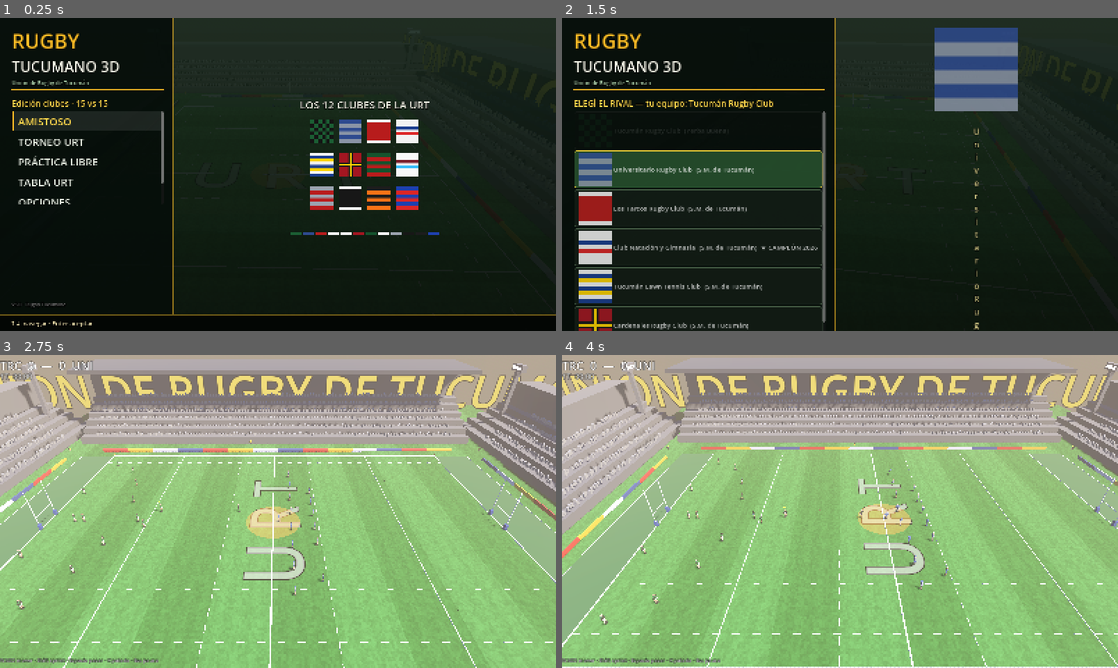
Above: before the commit, frames 1-4 (two rows, left to right).
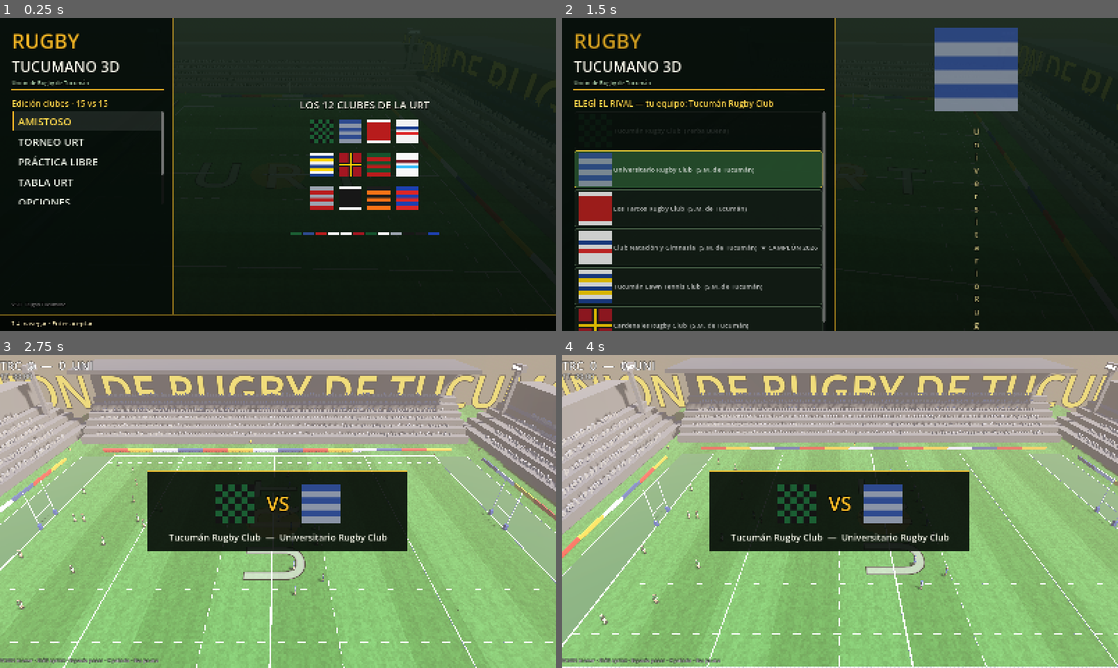
Above: after the commit, the same moments.

Repository: ezealiprandi/rugby-3d
Game: Godot game, scene res://scenes/main.tscn
The game is run twice, just before and just after one commit, with the same random seed, the same clock (stepped at 60 frames per second) and the same inputs.
Inputs (mouse positions are in pixels of both pictures, inside the frame that each line leads up to):
- Up to frame 1 (0.25 s): no input
- Up to frame 2 (1.5 s): click "AMISTOSO" at 0.5 s; click "Tucumán Rugby Club (Yerba Bue…" at 1.25 s
- Up to frame 3 (2.75 s): click "Universitario Rugby Club (S.M…" at 2 s
- Up to frame 4 (4 s): tap Enter (confirm) at 2.75 s; move the mouse to (962, 495) at 2.77 s; hold D (move_right) 2.78-3.53 s; tap X (step) at 2.85, 3.8 s; move the mouse to (728, 527) at 3.52 s; hold S (move_down) from 3.53 s (still down); tap V (bomb) at 3.6 s

The runs differ from the first frame. In frame 1, less than 0.1% of the frame differs, in the area x 29-30%, y 49-53%; in frame 2, 0.2%; in frame 3, 12%, in the area x 26-74%, y 36-63%; in frame 4, 12%.

Commit message:
Menú M4: descripciones de nav, logo con pulso y tarjeta VS
- Descripción contextual bajo el nav (qué hace cada modo),
  se actualiza al enfocar con teclado o mouse
- Pulso sutil del logo RUGBY
- Tarjeta VS estilo FIFA antes de cada partido: camisetas
  grandes enfrentadas con los nombres de los clubes,
  fade in/out

Generated with [Devin](https://devin.ai)

Co-Authored-By: Devin <158243242+devin-ai-integration[bot]@users.noreply.github.com>

Diff:
--- a/scripts/main.gd
+++ b/scripts/main.gd
@@ -319,6 +319,7 @@
 	mode = m
 	home_idx = home
 	ui.visible = true
+	ui.show_vs(home_idx, away_idx)
 	score = [0, 0]
 	half = 1
 	clock = 0.0
--- a/scripts/menu.gd
+++ b/scripts/menu.gd
@@ -36,6 +36,8 @@
 var preview_tex: TextureRect
 var preview_lbl: Label
 var right_vb: VBoxContainer
+var nav_desc: Label
+var pulse_t := 0.0
 var sfx_tick: AudioStreamPlayer
 var sfx_confirm: AudioStreamPlayer
 
@@ -82,6 +84,12 @@
 	"Esc volver": "Esc back",
 	"Fácil": "Easy", "Normal": "Normal", "Difícil": "Hard",
 	"min": "min",
+	"Partido rápido entre dos clubes de la URT": "Quick match between two URT clubs",
+	"Campeonato de 11 fechas con tabla real y campeón": "11-round championship with real table and champion",
+	"Entrenamiento libre, sin reloj ni presión": "Free training, no clock, no pressure",
+	"Posiciones del torneo en curso": "Standings of the ongoing tournament",
+	"Juego, gráficos, audio, controles y más": "Game, graphics, audio, controls and more",
+	"Todas las teclas y reglas extra": "Every key and extra rule",
 }
 
 
@@ -309,11 +317,21 @@
 		["OPCIONES", _on_options_pressed],
 		["CONTROLES", _on_controls_pressed],
 	]
-	for it in nav_items:
-		var nb := _nav_button(T(it[0]))
-		nb.pressed.connect(it[1])
+	for i in nav_items.size():
+		var nb := _nav_button(T(nav_items[i][0]))
+		nb.pressed.connect(nav_items[i][1])
+		var ii := i
+		nb.focus_entered.connect(func(): _set_nav_desc(ii))
 		nav_box.add_child(nb)
 		nav_btns.append(nb)
+
+	nav_desc = _lbl(16)
+	nav_desc.add_theme_color_override("font_color", Color(0.75, 0.8, 0.72))
+	nav_desc.autowrap_mode = TextServer.AUTOWRAP_WORD_SMART
+	nav_desc.custom_minimum_size = Vector2(400, 44)
+	content_box.add_child(nav_desc)
+
+	nav_box.get_parent().move_child(nav_desc, nav_box.get_index() + 1)
 
 	# grilla de clubes (HOME/AWAY)
 	grid = GridContainer.new()
@@ -542,9 +560,25 @@
 	visible = false
 
 
+func _set_nav_desc(i: int) -> void:
+	nav_idx = i
+	if nav_desc == null:
+		return
+	var keys := [
+		"Partido rápido entre dos clubes de la URT",
+		"Campeonato de 11 fechas con tabla real y campeón",
+		"Entrenamiento libre, sin reloj ni presión",
+		"Posiciones del torneo en curso",
+		"Juego, gráficos, audio, controles y más",
+		"Todas las teclas y reglas extra",
+	]
+	nav_desc.text = T(keys[i])
+
+
 func _update_view() -> void:
 	var is_title := step == Step.TITLE
 	nav_box.visible = is_title
+	nav_desc.visible = is_title
 	grid.visible = step == Step.HOME or step == Step.AWAY
 	opt_box.visible = step == Step.OPTIONS
 	controls_lbl.visible = step == Step.CONTROLS
@@ -567,6 +601,7 @@
 					"AMISTOSO", "TORNEO URT", "PRÁCTICA LIBRE",
 					"TABLA URT", "OPCIONES", "CONTROLES"][i])
 			nav_btns[nav_idx].grab_focus()
+			_set_nav_desc(nav_idx)
 		Step.HOME:
 			prompt_lbl.text = T("ELEGÍ TU EQUIPO") + \
 				(T(" — TORNEO URT") if mode == "tournament" else "")
@@ -630,7 +665,11 @@
 		b.modulate = Color(1, 1, 1, 0.35) if i == exclude else Color(1, 1, 1)
 
 
-func _process(_delta: float) -> void:
+func _process(delta: float) -> void:
+	pulse_t += delta
+	# pulso sutil del logo dorado
+	var glow := 0.88 + 0.12 * sin(pulse_t * 2.4)
+	title_lbl.modulate = Color(1.0, 1.0, 1.0, glow)
 	if step == Step.HIDDEN:
 		return
 	if Input.is_action_just_pressed("pause"):
--- a/scripts/ui.gd
+++ b/scripts/ui.gd
@@ -8,6 +8,10 @@
 var info_lbl: Label
 var pause_lbl: Label
 var pause_menu: Control
+var vs_panel: CenterContainer
+var vs_a: TextureRect
+var vs_b: TextureRect
+var vs_names: Label
 var pause_btns: Array[Button] = []
 var game: RugbyGame
 var msg_t := 0.0
@@ -75,6 +79,7 @@
 	_build_conversion_ui()
 	_build_stats_panel()
 	_build_pause_menu()
+	_build_vs_panel()
 
 
 func _build_stats_panel() -> void:
@@ -315,6 +320,70 @@
 	set_paused(false)
 
 
+# ─── tarjeta VS pre-partido (estilo FIFA) ─────────────────────────────────
+func _build_vs_panel() -> void:
+	vs_panel = CenterContainer.new()
+	vs_panel.set_anchors_preset(Control.PRESET_FULL_RECT)
+	vs_panel.visible = false
+	add_child(vs_panel)
+	var bg := PanelContainer.new()
+	var sb := StyleBoxFlat.new()
+	sb.bg_color = Color(0.01, 0.03, 0.02, 0.88)
+	sb.border_color = Color(1.0, 0.75, 0.15, 0.8)
+	sb.border_width_top = 3
+	sb.border_width_bottom = 3
+	sb.content_margin_left = 60
+	sb.content_margin_right = 60
+	sb.content_margin_top = 24
+	sb.content_margin_bottom = 24
+	bg.add_theme_stylebox_override("panel", sb)
+	vs_panel.add_child(bg)
+	var vb := VBoxContainer.new()
+	vb.alignment = BoxContainer.ALIGNMENT_CENTER
+	vb.add_theme_constant_override("separation", 8)
+	bg.add_child(vb)
+	var hb := HBoxContainer.new()
+	hb.alignment = BoxContainer.ALIGNMENT_CENTER
+	hb.add_theme_constant_override("separation", 36)
+	vb.add_child(hb)
+	vs_a = TextureRect.new()
+	vs_a.custom_minimum_size = Vector2(110, 140)
+	vs_a.expand_mode = TextureRect.EXPAND_IGNORE_SIZE
+	vs_a.stretch_mode = TextureRect.STRETCH_KEEP_ASPECT_CENTERED
+	hb.add_child(vs_a)
+	var vl := Label.new()
+	vl.text = "VS"
+	vl.add_theme_font_size_override("font_size", 56)
+	vl.add_theme_color_override("font_color", Color(1.0, 0.75, 0.15))
+	vl.add_theme_color_override("font_outline_color", Color(0, 0, 0, 0.9))
+	vl.add_theme_constant_override("outline_size", 8)
+	hb.add_child(vl)
+	vs_b = TextureRect.new()
+	vs_b.custom_minimum_size = Vector2(110, 140)
+	vs_b.expand_mode = TextureRect.EXPAND_IGNORE_SIZE
+	vs_b.stretch_mode = TextureRect.STRETCH_KEEP_ASPECT_CENTERED
+	hb.add_child(vs_b)
+	vs_names = Label.new()
+	vs_names.horizontal_alignment = HORIZONTAL_ALIGNMENT_CENTER
+	vs_names.add_theme_font_size_override("font_size", 26)
+	vs_names.add_theme_color_override("font_color", Color(0.95, 0.95, 0.9))
+	vb.add_child(vs_names)
+
+
+func show_vs(home_i: int, away_i: int) -> void:
+	vs_a.texture = RugbyTeams.jersey_texture(home_i)
+	vs_b.texture = RugbyTeams.jersey_texture(away_i)
+	vs_names.text = "%s  —  %s" % [RugbyTeams.CLUBS[home_i]["name"],
+		RugbyTeams.CLUBS[away_i]["name"]]
+	vs_panel.visible = true
+	vs_panel.modulate.a = 0.0
+	var tw := create_tween()
+	tw.tween_property(vs_panel, "modulate:a", 1.0, 0.3)
+	tw.tween_interval(1.8)
+	tw.tween_property(vs_panel, "modulate:a", 0.0, 0.4)
+	tw.tween_callback(func(): vs_panel.visible = false)
+
+
 # ─── UI de conversión ───────────────────────────────────────────────────────
 func conv_show() -> void:
 	conv_panel.visible = true
